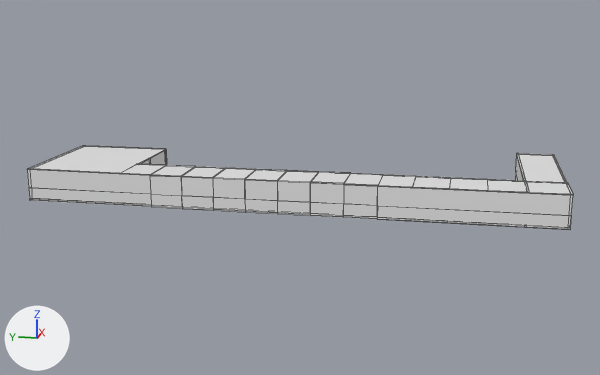
The Blender file UnholySource/Assets/Models/Scenario/School/Rooms/East/_blend/interior_modeling_school_east_00.blend, before and after one commit.
Both versions are drawn from a 50 mm camera at (-90.0, -26.9, 24.8) aimed at (7.4, -7.4, 0.4). The lights are fixed; the arrows at lower left show +X, +Y and +Z. Mesh edges are drawn as thin lines on the coarser meshes.

Before the edit, the objects in view are built like this:
```python
me_cube = bpy.data.meshes.new('Cube')
me_cube.from_pydata(...)  # 315 vertices, 344 faces; spans x -5.2..15.6, y -38.2..23.2, z -0.2..3.6
me_cube_001 = bpy.data.meshes.new('Cube.001')
me_cube_001.from_pydata(...)  # 100 vertices, 84 faces; spans x -5.3..-5.1, y -38.2..23.2, z -0.2..3.6
ob_invisible_mesh = bpy.data.objects.new('Invisible Mesh', me_cube_001)
ob_invisible_mesh.location = (2.6, 0.0, 0.0)
ob_visible_mesh = bpy.data.objects.new('Visible Mesh', me_cube)
ob_visible_mesh.location = (2.6, 0.0, 0.0)
```
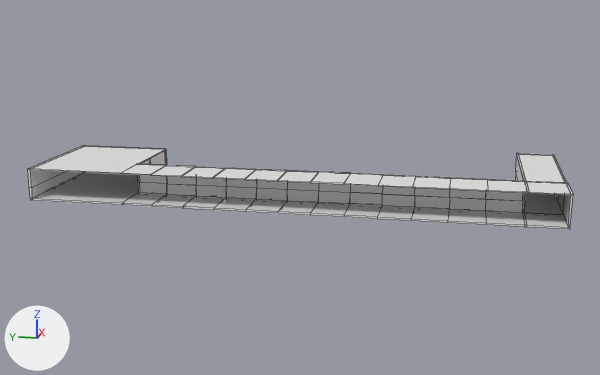
Changed parts and their boxes (x1, y1, x2, y2) in the pictures (600 x 375 px):
```json
{"object": "Invisible Mesh", "change": "hidden", "before": [27, 169, 573, 230]}
{"object": "Visible Mesh", "change": "unchanged, uncovered by the edit", "before": [29, 146, 573, 194], "after": [28, 146, 573, 229]}
```

Edits to the scene script, one JSON object a line:
```json
{"op": "add", "block": "ob_invisible_mesh", "code": "ob_invisible_mesh.hide_set(True)"}
```
